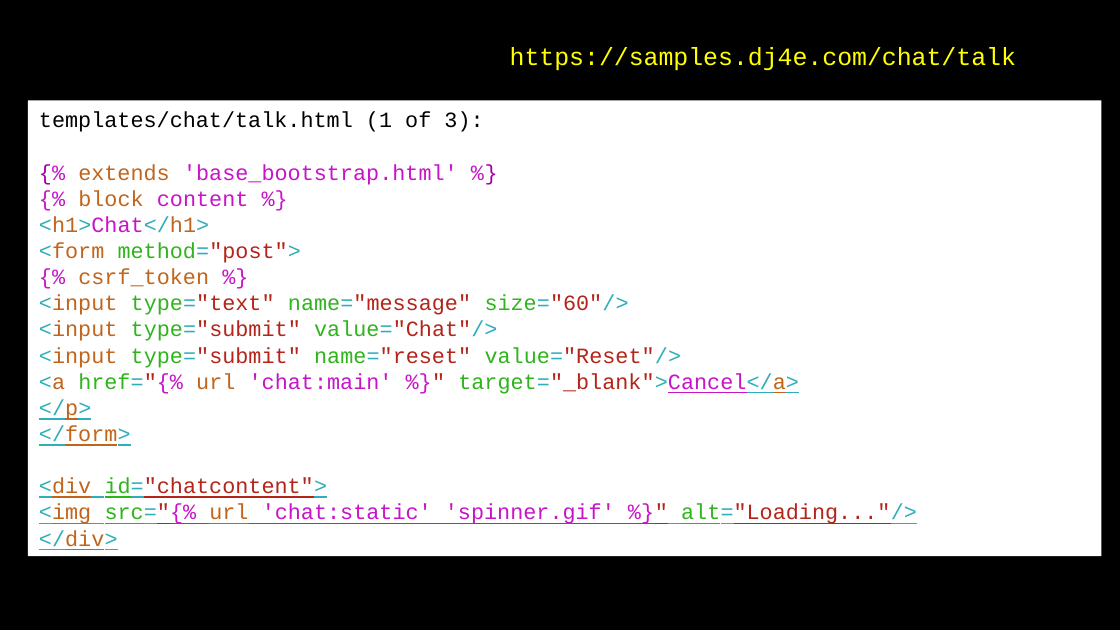
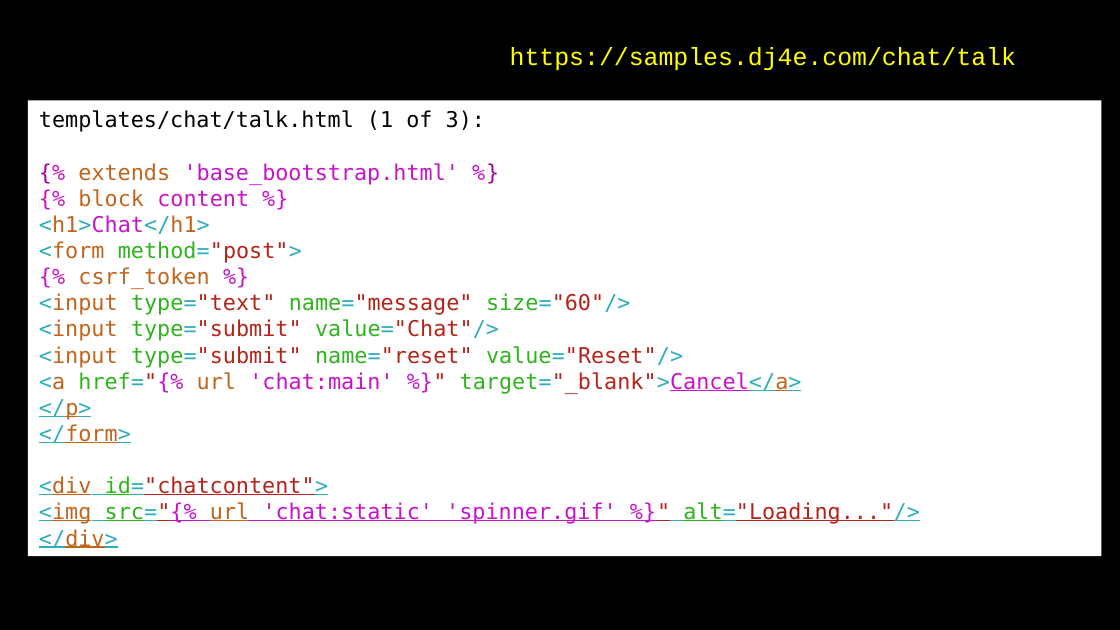
Before and after one commit to csev/dj4e, a slide deck: slide 20 of lectures/JS-04-JSON.ppt. Drawn at 1120x630 pixels with LibreOffice and Linux fonts; fonts in the diff are those of the drawing. Boxes give left, top, right and bottom in pixels: in the first picture for what was removed or moved away, otherwise in the second. Text is boxed around its words. In the diff, an @@ line names an element or a change of style, - is before the commit and + after.

```diff
--- a/lectures/JS-04-JSON.ppt
+++ b/lectures/JS-04-JSON.ppt
@@ rectangle "templates/chat/talk.html (1 of 3):" at <box>28,101,1101,557</box>: font Courier New to DejaVu Sans Mono @@
```
Also in this commit, not shown: 4 other slides changed, 1 slide added, 1 slide removed.
